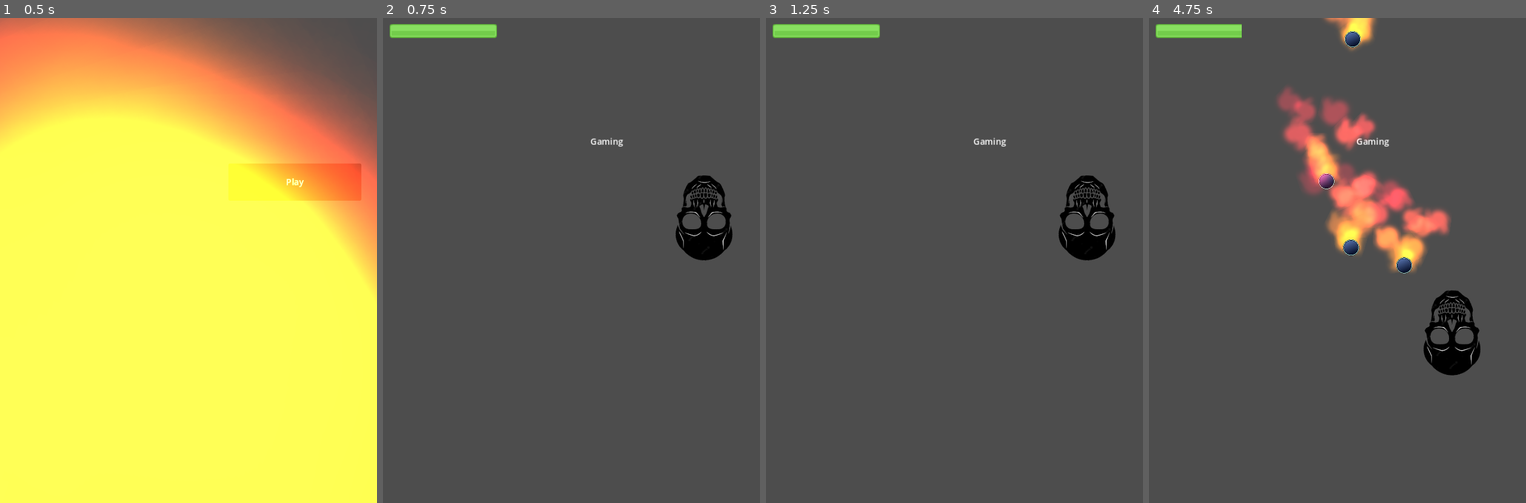
Above: before the commit, frames 1-4 (left to right).
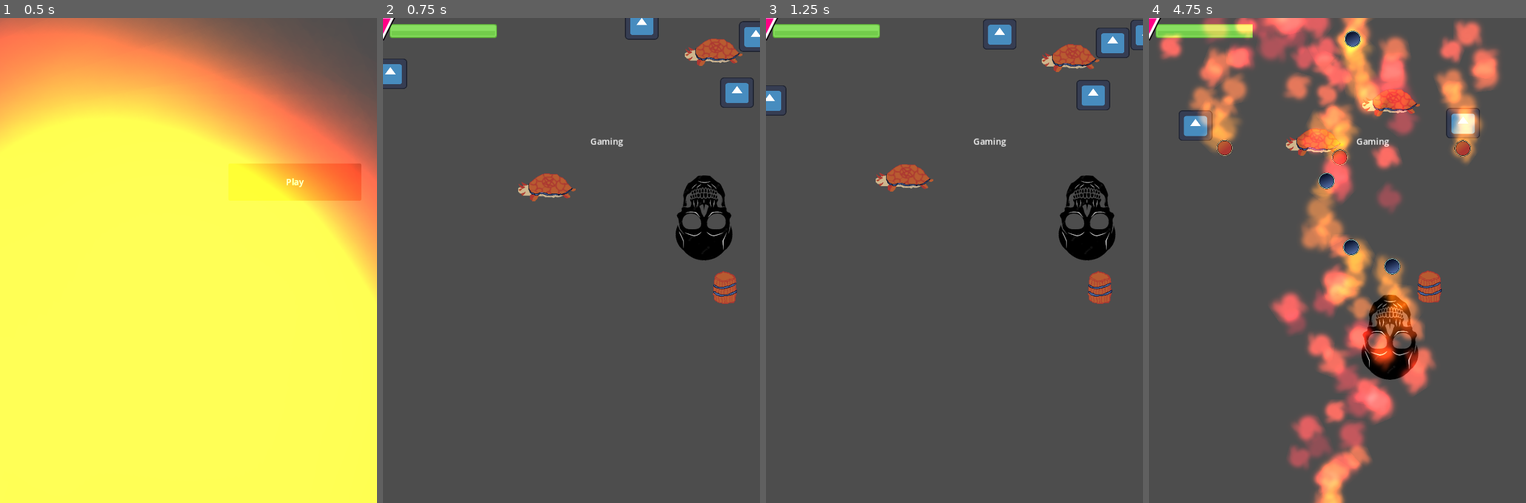
Above: after the commit, the same moments.

Repository: vaarnio/purgatory-gmtk2023
Game: Godot game, scene res://scenes/menu.tscn
Two runs of this game, one before a commit and one after it. Both use one fixed random seed, a clock stepped at 60 frames per second and the inputs below. The engine's default icon, where the game draws it, is replaced by a stand-in: a white triangle on a blue panel in a dark square.
Inputs (mouse positions are in pixels of both pictures, inside the frame that each line leads up to):
- Up to frame 1 (0.5 s): no input
- Up to frame 2 (0.75 s): click "Play" at 0.5 s
- Up to frame 3 (1.25 s): no input
- Up to frame 4 (4.75 s): tap Enter (ui_accept) at 1.25, 1.35, 1.52, 1.82, 2.1, 2.27, 2.57, 2.85, 3.6, 3.77, 4.07, 4.35, 4.52 s; move the mouse to (1420, 236) at 1.27 s; move the mouse to (1262, 284) at 2.02 s; move the mouse to (1375, 153) at 2.77 s; move the mouse to (1318, 357) at 3.52 s; move the mouse to (1450, 333) at 4.27 s

Frame 1 is identical in both runs. In frame 2, 2.6% of the frame differs, in the area x 0-100%, y 0-59%; in frame 3, 2.8%; in frame 4, 32%, in the area x 0-94%, y 0-100%.

Commit message:
Merge with main and rotate flares

Diff:
--- /dev/null
+++ b/scenes/Level1_Patrik.tscn
@@ -0,0 +1,69 @@
+[gd_scene load_steps=11 format=3 uid="uid://bhf0bvsuc3ri6"]
+
+[ext_resource type="Script" path="res://scripts/level1logic.gd" id="1_r24lx"]
+[ext_resource type="Script" path="res://scripts/Player.gd" id="2_qnblj"]
+[ext_resource type="Texture2D" uid="uid://j26xtxjwf5tb" path="res://assets/image.png" id="3_5bi0c"]
+[ext_resource type="Script" path="res://scripts/Healthbar.gd" id="4_0v07v"]
+[ext_resource type="Texture2D" uid="uid://bco2fr2brjr6h" path="res://assets/barHorizontal_green.png" id="5_42hdr"]
+[ext_resource type="Script" path="res://scripts/Bullet.gd" id="6_36atn"]
+[ext_resource type="Texture2D" uid="uid://dig6m74oxr3vx" path="res://assets/bullet.png" id="7_8wduw"]
+
+[sub_resource type="RectangleShape2D" id="RectangleShape2D_pafeb"]
+size = Vector2(108, 158)
+
+[sub_resource type="RectangleShape2D" id="RectangleShape2D_dutia"]
+size = Vector2(44, 84)
+
+[sub_resource type="RectangleShape2D" id="RectangleShape2D_mfwhr"]
+size = Vector2(1152, 200)
+
+[node name="Node2D" type="Node2D"]
+script = ExtResource("1_r24lx")
+
+[node name="RichTextLabel" type="RichTextLabel" parent="."]
+offset_left = 385.0
+offset_top = 218.0
+offset_right = 708.0
+offset_bottom = 367.0
+text = "Gaming"
+
+[node name="Player" type="CharacterBody2D" parent="." groups=["Player"]]
+position = Vector2(596, 371)
+script = ExtResource("2_qnblj")
+
+[node name="Sprite2D" type="Sprite2D" parent="Player"]
+texture = ExtResource("3_5bi0c")
+
+[node name="Timer" type="Timer" parent="Player"]
+
+[node name="CollisionShape2D" type="CollisionShape2D" parent="Player"]
+shape = SubResource("RectangleShape2D_pafeb")
+
+[node name="HealthDisplay" type="Node2D" parent="."]
+position = Vector2(12, 11)
+script = ExtResource("4_0v07v")
+
+[node name="HealthBar" type="TextureProgressBar" parent="HealthDisplay"]
+offset_right = 40.0
+offset_bottom = 40.0
+value = 100.0
+texture_progress = ExtResource("5_42hdr")
+
+[node name="Area2D" type="Area2D" parent="."]
+position = Vector2(200, 300)
+script = ExtResource("6_36atn")
+
+[node name="Sprite2D" type="Sprite2D" parent="Area2D"]
+texture = ExtResource("7_8wduw")
+
+[node name="CollisionShape2D" type="CollisionShape2D" parent="Area2D"]
+position = Vector2(-1, 0)
+shape = SubResource("RectangleShape2D_dutia")
+
+[node name="spawn_area" type="Area2D" parent="."]
+
+[node name="CollisionShape2D" type="CollisionShape2D" parent="spawn_area"]
+position = Vector2(576, 101)
+shape = SubResource("RectangleShape2D_mfwhr")
+
+[connection signal="body_entered" from="Area2D" to="Area2D" method="_on_body_entered"]
--- a/scripts/Button.gd
+++ b/scripts/Button.gd
@@ -7,7 +7,7 @@
 	pass # Replace with function body.
 
 func _pressed():
-	SceneController.goto_scene("res://scenes/levelpatrik.tscn")
+	SceneController.goto_scene("res://scenes/Level1_Patrik.tscn")
 
 # Called every frame. 'delta' is the elapsed time since the previous frame.
 func _process(delta):
--- a/scripts/Player.gd
+++ b/scripts/Player.gd
@@ -34,6 +34,7 @@
 		v2 += Vector2(0, -80)
 		var new_bullet = obj_bullet.instantiate()
 		new_bullet.setup(300, v1, v2, "AttackBullet")
+		new_bullet.rotation_degrees = 180
 		get_parent().add_child.call_deferred(new_bullet)
 	else:
 		#await get_tree().create_timer(0.5).timeout
